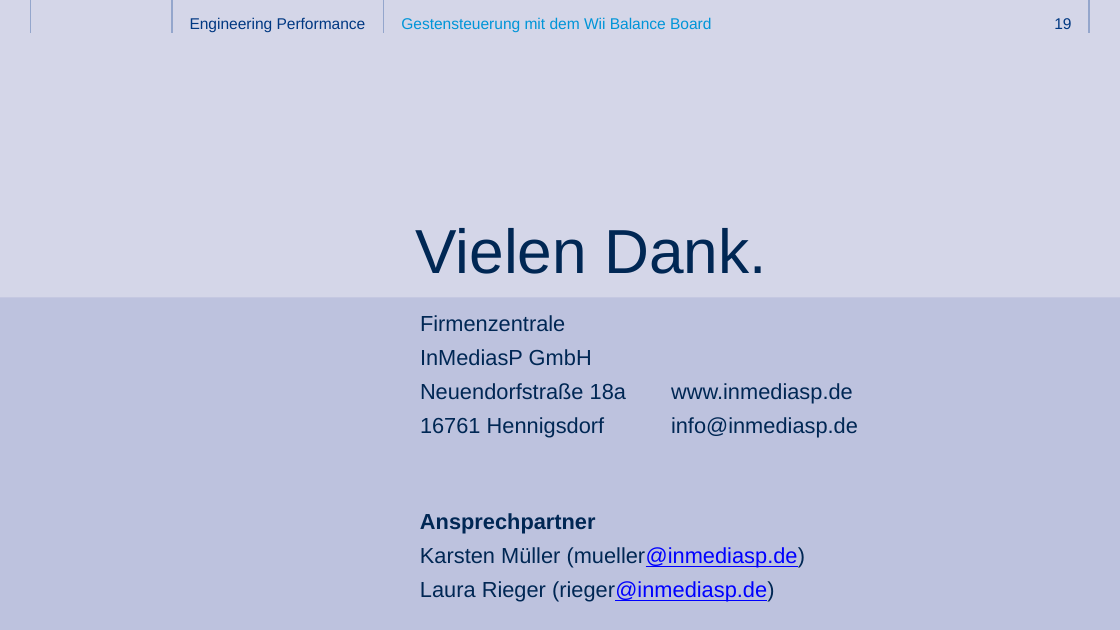
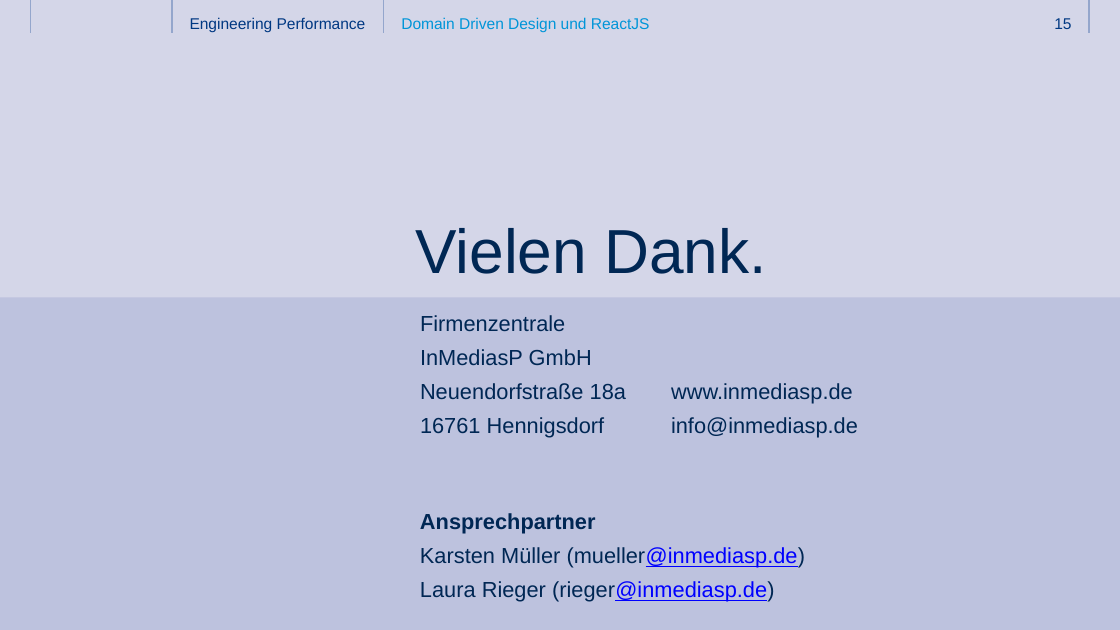
Before and after one commit to ThomasHein/3T2017, a slide deck: slide 15 of Folien/3T_2017_React und DDD.pptx (slide 19 before the commit). Drawn at 1120x630 pixels with LibreOffice and Linux fonts; fonts in the diff are those of the drawing; background and template pictures are left out. Boxes give left, top, right and bottom in pixels: in the first picture for what was removed or moved away, otherwise in the second. Text is boxed around its words. In the diff, an @@ line names an element or a change of style, - is before the commit and + after.

```diff
--- a/Folien/3T_2017_React und DDD.pptx
+++ b/Folien/3T_2017_React und DDD.pptx
@@ text at (x1=401, y1=17, x2=650, y2=32): text changed @@
-Gestensteuerung mit dem Wii Balance Board
+Domain Driven Design und ReactJS
@@ page number at (x1=1054, y1=18, x2=1071, y2=29): text changed @@
-19
+15
```
Also in this commit, not shown: 13 other slides changed, 4 slides removed.
